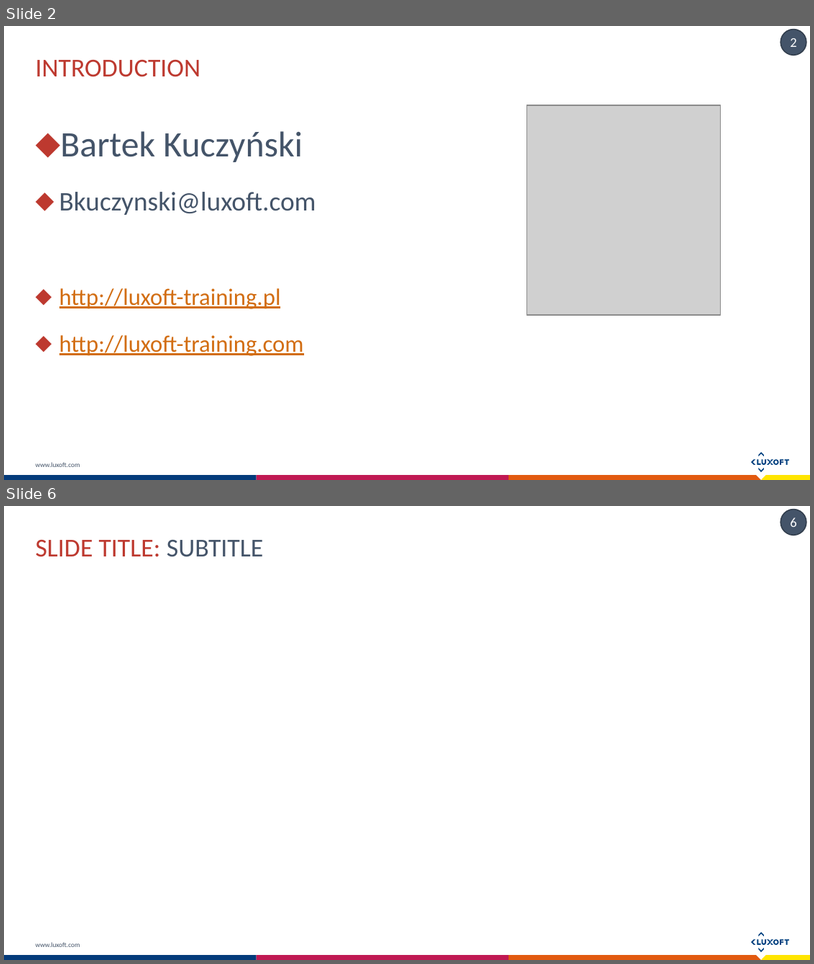
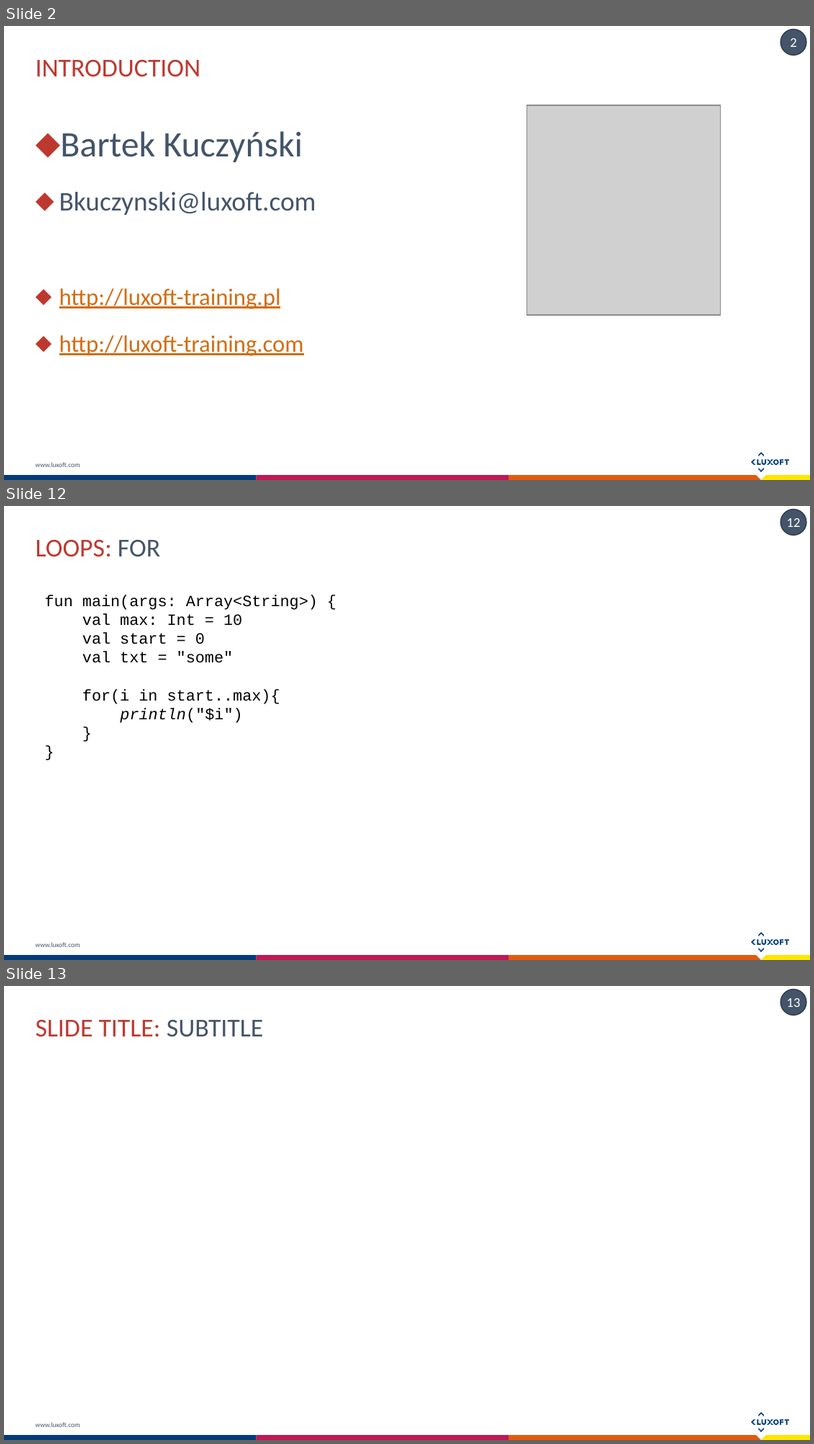
Before and after one commit to Koziolek/kotlin-workshops-230616, a slide deck: Introduction To Kotlin.pptx. Shown one above the other, each under a label of ours: slides 2 and 6 before the commit, slides 2, 12 and 13 after it; the slides between them are not shown. The pictures are 814x964 and 814x1444 pixels, drawn with LibreOffice and Linux fonts; fonts in the diff are those of the drawing; grey boxes stand for pictures. Boxes give left, top, right and bottom in pixels: in the first picture for what was removed or moved away, otherwise in the second. Text is boxed around its words. In the diff, an @@ line names an element or a change of style, - is before the commit and + after.

```diff
--- a/Introduction To Kotlin.pptx
+++ b/Introduction To Kotlin.pptx
@@ slide 12 added at box(4, 506, 810, 960), background #FFFFFF; not listed: 18 template elements that a slide beside it also shows @@
@@ title added at box(36, 540, 160, 557), 23 pt, text #BD392F @@
+LOOPS: FOR
@@ text added at box(45, 595, 318, 723), 14 pt, text #000000 @@
+fun main(args: Array<String>) {
+val max: Int = 10
+val start = 0
+val txt = "some"
+for(i in start..max){
+println("$i")
+}
+}
@@ what was slide 6 is now slide 13 @@
@@ page number at box(787, 998, 801, 1007): text changed @@
-6
+13
```
Also in this commit, not shown: 2 slides changed, 9 other slides added, 1 slide removed, 11 other files.
